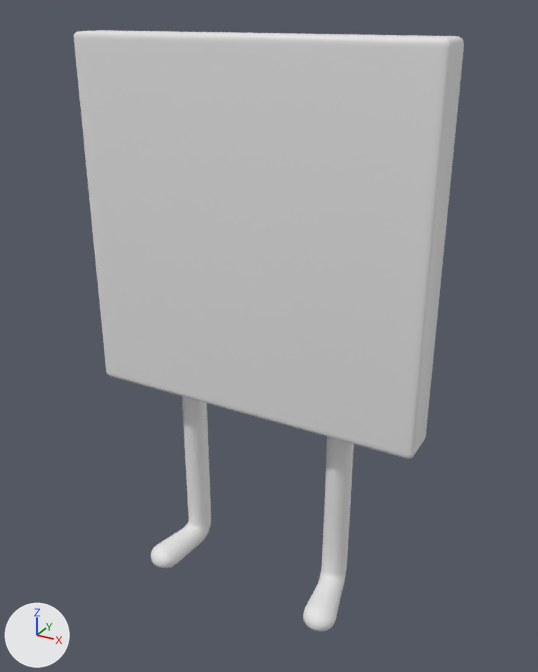
Renders of the FBX model Assets/FBX/Character/Anim_Legs_Bump.FBX from each side of a commit.
The view is the same before and after, from a 50 mm lens placed at (0.478, -0.856, 0.901), pointed at (0.021, -0.025, 0.486). Every picture has the same lights, and +X, +Y and +Z are marked at lower left. Where no turn or scale is listed for an object, it has been applied to the vertices.

Names of what the first picture shows: 'Body', 'Legs'.
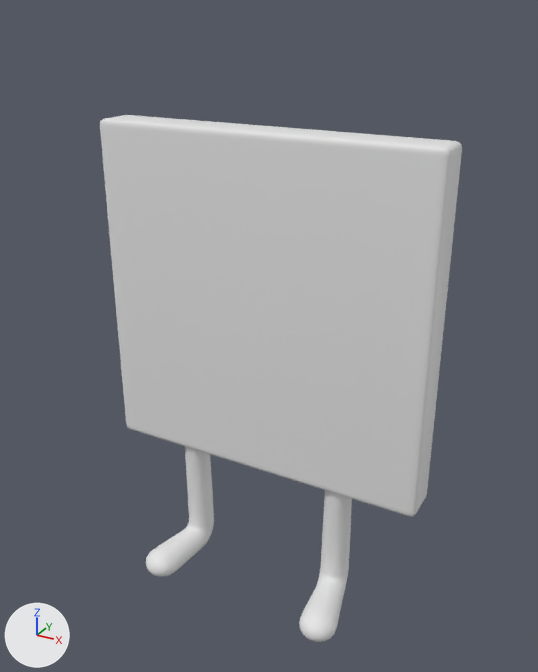
Changed parts and their boxes (x1, y1, x2, y2) in the pictures (538 x 672 px; the box of a moved part takes in the faces that stretch with it):
'Body', moved: before (74, 30, 464, 459); after (100, 115, 462, 517)
'Legs', reshaped: before (151, 396, 354, 632); after (146, 447, 352, 642)
part 2 of me_mesh, moved or reshaped: before (151, 396, 211, 568); after (146, 447, 214, 577)
part 3 of me_mesh, moved or reshaped: before (303, 437, 354, 632); after (299, 490, 352, 642)

The edits, one by one:
me_mesh_001 has 168 vertices, 332 faces and spans x -0.25..0.25, y -0.029..0.029, z 0.018..0.518.
me_mesh_001 is used by ob_body; location (0.0, -0.035, 0.357).
me_mesh_001 part 1: the whole mesh is moved by (0.0, 0.0, -0.018).
me_mesh is used by ob_legs; location (-0.125, -0.016, 0.211); rotation (1.571, 0.0, 1.571), in degrees (90, 0, 90); scale (0.01, 0.01, 0.01).
me_mesh had 878 vertices, 1704 faces and spanned x -9.2..3.3, y -13.7..13.9, z -3.8..28.8.
me_mesh now has 878 vertices, 1704 faces and spans x -10.3..3.7, y -14.7..13.9, z -4.2..29.3.
me_mesh part 2: 415 of 878 vertices moved; they spanned x -9.2..3.3, y -13.7..8.3, z -3.8..2.0 and now span x -10.3..3.7, y -14.7..8.5, z -4.2..2.3; mean shift (-0.1, -0.3, 0.0); largest move (-8.9, -13.6, -1.7) -> (-9.9, -14.5, -1.9).
me_mesh part 3: 415 of 878 vertices moved; they spanned x -9.2..3.3, y -13.7..8.3, z 23.0..28.8 and now span x -10.3..3.7, y -14.7..8.5, z 22.7..29.3; mean shift (-0.1, -0.3, 0.0); largest move (-8.9, -13.6, 26.8) -> (-9.9, -14.5, 26.9).
Object 'Body' (ob_body) moves from (0.0, -0.035, 0.357) to (0.0, 0.0, 0.261).
